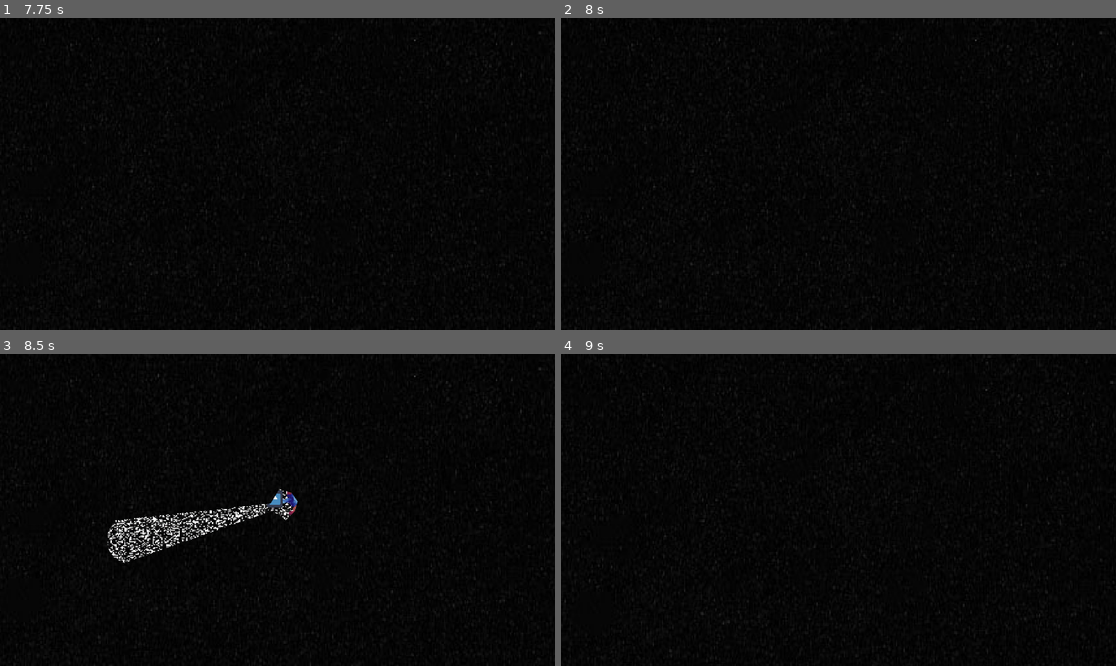
Above: before the commit, frames 1-4 (two rows, left to right).
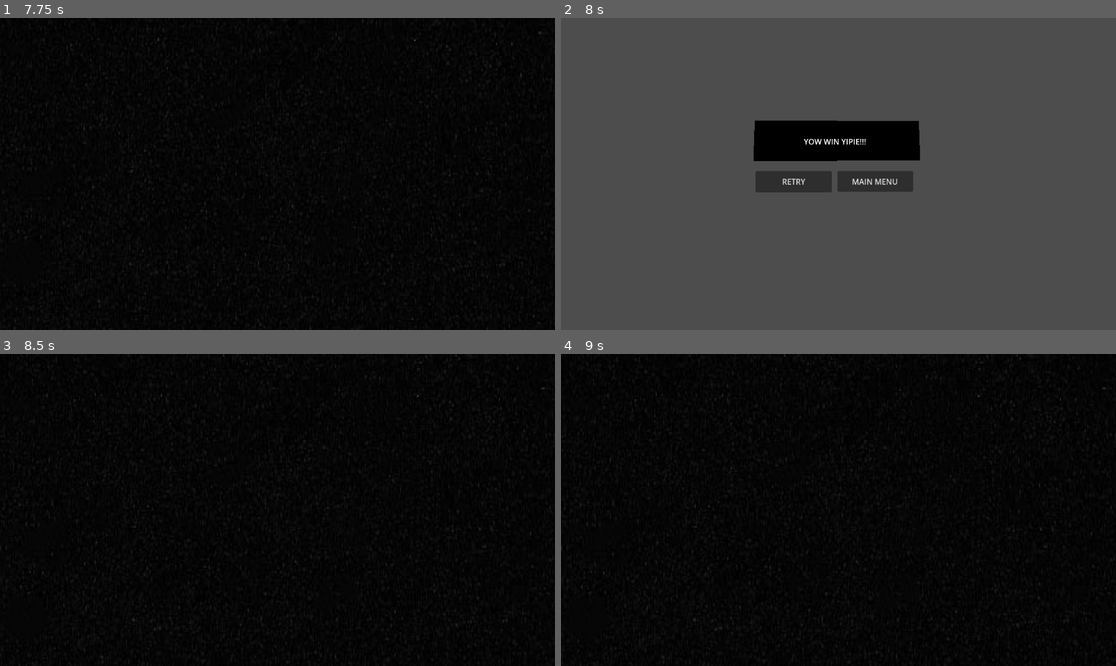
Above: after the commit, the same moments.

Repository: JakeTheHermitCrab/GodotGame-FlashSpace
Game: Godot game, scene res://scenes/start_screen.tscn
Same seed, same stepped clock (60 frames per second), same inputs: the game is played once before the commit and once after it. The engine's default icon, where the game draws it, is replaced by a stand-in: a white triangle on a blue panel in a dark square.
Inputs (mouse positions are in pixels of both pictures, inside the frame that each line leads up to):
- Up to frame 1 (7.75 s): click "START" at 0.5 s; tap Enter (ui_accept) at 1.25, 1.52, 2.27, 2.75, 3.77, 4.52, 5, 5.27, 6.77, 7.52 s; move the mouse to (399, 158) at 1.27 s; hold D (right) 1.28-2.78 s; tap 1 (itemSlot1) at 1.35, 4.35, 7.35 s; click (399, 158) at 1.42 s; move the mouse to (166, 189) at 2.02 s; tap 2 (itemSlot2) at 2.1, 5.1 s; move the mouse to (333, 105) at 2.77 s; hold A (left) 2.78-3.53 s; tap 3 (itemSlot3) at 2.85, 5.85 s; move the mouse to (249, 236) at 3.52 s; hold D (right) 3.53-5.03 s; click (249, 236) at 3.6 s; move the mouse to (444, 220) at 4.27 s; move the mouse to (111, 127) at 5.02 s; hold A (left) 5.03-5.78 s; move the mouse to (305, 174) at 5.77 s; hold D (right) 5.78-6.53 s; click (305, 174) at 5.92 s; move the mouse to (194, 96) at 6.52 s; hold A (left) from 6.53 s (still down); click (194, 96) at 6.6 s; move the mouse to (399, 158) at 7.27 s
- Up to frame 2 (8 s): keep holding A (left)
- Up to frame 3 (8.5 s): release A (left) at 8 s; click (233, 516) at 8 s, where only the run after the commit has a clickable "RETRY"
- Up to frame 4 (9 s): move the mouse to (727, 525) at 8.77 s; hold D (right) from 8.78 s (still down); tap 2 (itemSlot2) at 8.85 s; click (727, 525) at 8.92 s

Frame 1 is identical in both runs. In frame 2, 96% of the frame differs, in the area x 0-100%, y 0-100%; in frame 3, 1.8%; in frame 4, 0.2%.

Commit message:
random stuff
enemy spawning, player can die

Diff:
--- a/scenes/end_screen.tscn
+++ b/scenes/end_screen.tscn
@@ -1,5 +1,6 @@
 [gd_scene format=3 uid="uid://mjp018cxanp7"]
 
+[ext_resource type="Script" uid="uid://crri16jb1jm2k" path="res://scenes/label.gd" id="1_6e1uj"]
 [ext_resource type="Script" uid="uid://c7fr1egnqc806" path="res://scripts/end_buttons.gd" id="1_kq7ac"]
 
 [node name="endScreen" type="Node2D" unique_id=119660030]
@@ -24,6 +25,7 @@
 grow_vertical = 2
 size_flags_horizontal = 4
 text = "YOU WIN YIPIE!!!"
+script = ExtResource("1_6e1uj")
 
 [node name="EndButtons" type="Control" parent="." unique_id=834144295]
 layout_mode = 3
--- /dev/null
+++ b/scenes/label.gd
@@ -0,0 +1,13 @@
+extends Label
+@onready var label: Label = $"."
+
+
+# Called when the node enters the scene tree for the first time.
+func _ready() -> void:
+	text = "YOW WIN YIPIE!!!"
+
+
+# Called every frame. 'delta' is the elapsed time since the previous frame.
+func _process(delta: float) -> void:
+	if Global.playerDeath == 1.0:
+		label.text = "You died lol"
--- a/scenes/main.tscn
+++ b/scenes/main.tscn
@@ -12,7 +12,6 @@
 [ext_resource type="PackedScene" uid="uid://dawsnfcxawrmi" path="res://scenes/compas.tscn" id="6_tefeu"]
 [ext_resource type="Script" uid="uid://dgienq4igj2ro" path="res://scripts/bg.gd" id="8_tipki"]
 [ext_resource type="Texture2D" uid="uid://demltojmyi5nj" path="res://icon.svg" id="11_ya4ey"]
-[ext_resource type="PackedScene" uid="uid://dgiya2u5hq2b5" path="res://scenes/enemy.tscn" id="12_eb6dy"]
 
 [sub_resource type="AtlasTexture" id="AtlasTexture_eb6dy"]
 atlas = ExtResource("3_ya4ey")
@@ -170,9 +169,6 @@
 scale = Vector2(3.140625, 90.07031)
 texture = ExtResource("11_ya4ey")
 
-[node name="enemy" parent="." unique_id=347087174 instance=ExtResource("12_eb6dy")]
-position = Vector2(-1, 155)
-
 [node name="NavigationRegion2D" type="NavigationRegion2D" parent="." unique_id=1769157713]
 navigation_polygon = SubResource("NavigationPolygon_trceg")
 enter_cost = 1.0
--- a/scripts/end_buttons.gd
+++ b/scripts/end_buttons.gd
@@ -14,9 +14,11 @@
 
 func _on_retry_pressed() -> void:
 	print("retry")
+	Global.playerDeath = 0.0
 	get_tree().change_scene_to_file("res://scenes/main.tscn")
 
 
 func _on_mainmenu_pressed() -> void:
 	print("main menu")
+	Global.playerDeath = 0.0
 	get_tree().change_scene_to_file("res://scenes/start_screen.tscn")
--- a/scripts/enemy.gd
+++ b/scripts/enemy.gd
@@ -4,6 +4,15 @@
 var speed = 1200.0
 var health = 2.0
 var damage = 1.0
+var time = 0.0
+var timeUpdate = 0.9
+signal hurt()
+
+func _ready():
+	var player = get_tree().root.find_child("player", true, false)
+	if player:
+		self.hurt.connect(player._on_enemy_hurt)
+
 
 func _physics_process(delta):
 	navigation_agent_2d.target_position = player.global_position
@@ -12,6 +21,15 @@
 	var next_pos = navigation_agent_2d.get_next_path_position()
 	var desired_velocity = (next_pos - global_position).normalized() * 2000
 	navigation_agent_2d.set_velocity(desired_velocity)
+	for i in get_slide_collision_count():
+		var collision = get_slide_collision(i)
+		var collider = collision.get_collider()
+		time += delta
+		if collider.name == "player":
+			if time >= timeUpdate:
+				emit_signal("hurt")
+				time = 0.0
+
 
 func _on_navigation_agent_2d_velocity_computed(safe_velocity: Vector2) -> void:
 	velocity = safe_velocity
--- a/scripts/global.gd
+++ b/scripts/global.gd
@@ -7,3 +7,5 @@
 var gunShoot = 0
 var lightOn = 0
 var rotation = 0
+
+var playerDeath = 0
--- a/scripts/main.gd
+++ b/scripts/main.gd
@@ -1,16 +1,21 @@
 extends Node
 @onready var navigation_region: NavigationRegion2D = $NavigationRegion2D
+@onready var player: CharacterBody2D = $playerRelated/player
+
 signal itemSwitch1
 signal itemSwitch2
 signal itemSwitch3
 
 var object = preload("res://scenes/object.tscn")
 var endPoint = preload("res://scenes/end_point.tscn")
+var enemy = preload("res://scenes/enemy.tscn")
 var objectCount = 700
+var enemyCOunt = 10
 
 func _ready():
 	endSpawn()
 	objectSpawn()
+	enemySpawn()
 
 func _process(delta):
 	if Input.is_action_just_pressed("itemSlot1"):
@@ -21,8 +26,12 @@
 		else:
 			if Input.is_action_just_pressed("itemSlot3"):
 				emit_signal("itemSwitch3")
+	if Global.playerDeath == 1.0:
+		get_tree().change_scene_to_file("res://scenes/end_screen.tscn")
+
 func _on_static_body_2d_game_won() -> void:
 	get_tree().change_scene_to_file("res://scenes/end_screen.tscn")
+
 func objectSpawn():
 	var spawnPosition = []
 	var minDist = 150.0
@@ -51,6 +60,26 @@
 	instance.gameWon.connect(_on_static_body_2d_game_won)
 	add_child(instance)
 
+func enemySpawn():
+	var spawnPosition = []
+	var minDist = 150.0
+	for i in range(enemyCOunt):
+		var validPos = false
+		var newPos = Vector2.ZERO
+		var attempts = 0
+		while !validPos and attempts < 100:
+			newPos = Vector2(randf_range(-5000, 6000), randf_range(-5000, 5000))
+			validPos = true
+			for pos in spawnPosition:
+				if newPos.distance_to(pos) < minDist:
+					validPos = false
+					break
+			attempts += 1
+		if validPos:
+			var enemyinstance = enemy.instantiate()
+			enemyinstance.global_position = newPos
+			add_child(enemyinstance)
+			spawnPosition.append(newPos)
 
 func _on_item_switch_3() -> void:
 	pass # Replace with function body.
--- a/scripts/player.gd
+++ b/scripts/player.gd
@@ -6,14 +6,13 @@
 var movement_direction: Vector2 = Vector2.ZERO
 var knockBack: Vector2 = Vector2.ZERO
 var knockBackTimer: float = 0.0
+var health = 5.0
+signal gunHasShot()
 
-signal gunHasShot()
 func _physics_process(delta: float) -> void:
 	var centerX = get_viewport().get_visible_rect().size.x / 2
 	var mouseX = get_viewport().get_mouse_position().x
-
 	$AnimatedSprite2D.flip_h = mouseX < centerX
-
 	if knockBackTimer > 0.0:
 		velocity = knockBack
 		knockBack = knockBack.lerp(Vector2.ZERO, 7 * delta)
@@ -24,9 +23,11 @@
 		movement()
 	playerSpin(delta)
 	move_and_slide()
-
 	if Global.gunShoot == 1:
 		emit_signal("gunHasShot", self)
+	if health == 0.0:
+		Global.playerDeath = 1.0
+
 
 
 func playerSpin(delta: float) -> void:
@@ -69,3 +70,8 @@
 	Global.isFlashSelected = 0
 	Global.isGunSelected = 0
 	Global.isCompassSelected = 1
+
+
+func _on_enemy_hurt() -> void:
+	health -= 1.0
+	print(health)
Not shown, added: scenes/label.gd.uid
